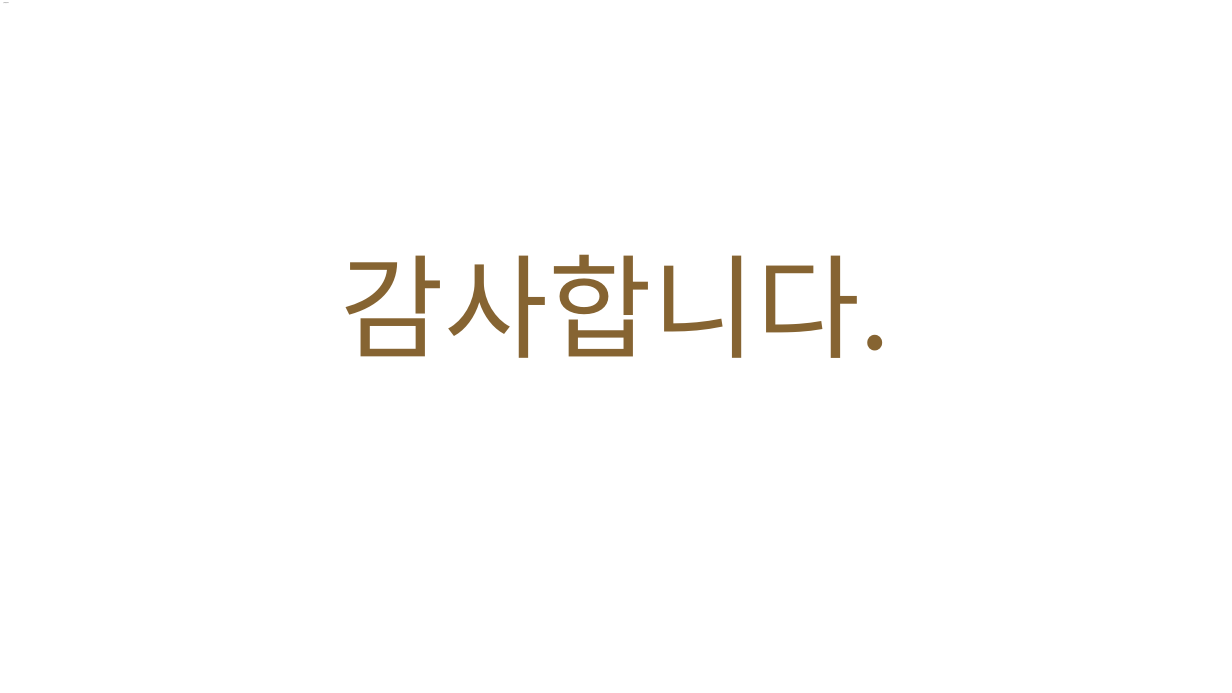
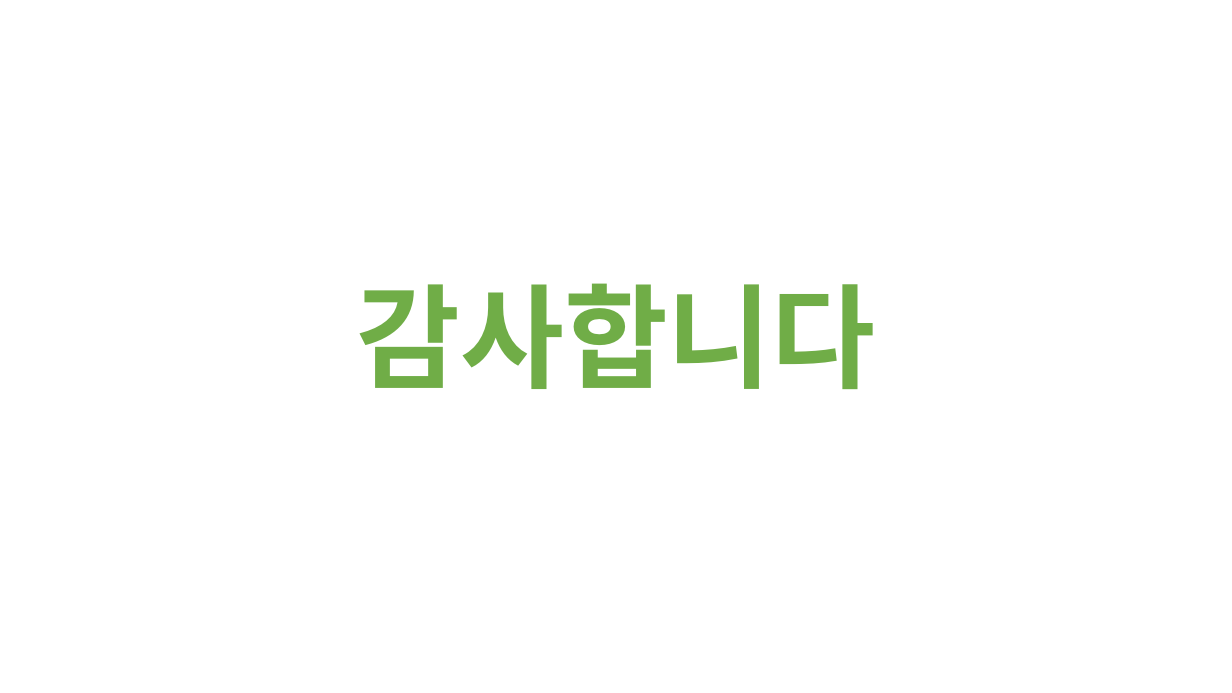
Before and after one commit to zhaominn/2DGP_Project, a slide deck: slide 4 of 2DGP 프로젝트 1차 발표(2022180030).pptx (slide 12 before the commit). Drawn at 1232x693 pixels with LibreOffice and Linux fonts; fonts in the diff are those of the drawing; background and template pictures are left out. Boxes give left, top, right and bottom in pixels: in the first picture for what was removed or moved away, otherwise in the second. Text is boxed around its words. In the diff, an @@ line names an element or a change of style, - is before the commit and + after.

```diff
--- a/2DGP 프로젝트 1차 발표(2022180030).pptx
+++ b/2DGP 프로젝트 1차 발표(2022180030).pptx
@@ title "감사합니다" at [356,283,875,389]: vertical alignment middle to bottom @@
@@ title at [356,283,875,389]: text changed; text colour #866432 to #70AD47; bold on @@
-감사합니다.
+감사합니다
```
Also in this commit, not shown: 3 other slides changed, 8 slides removed, 6 other files.
